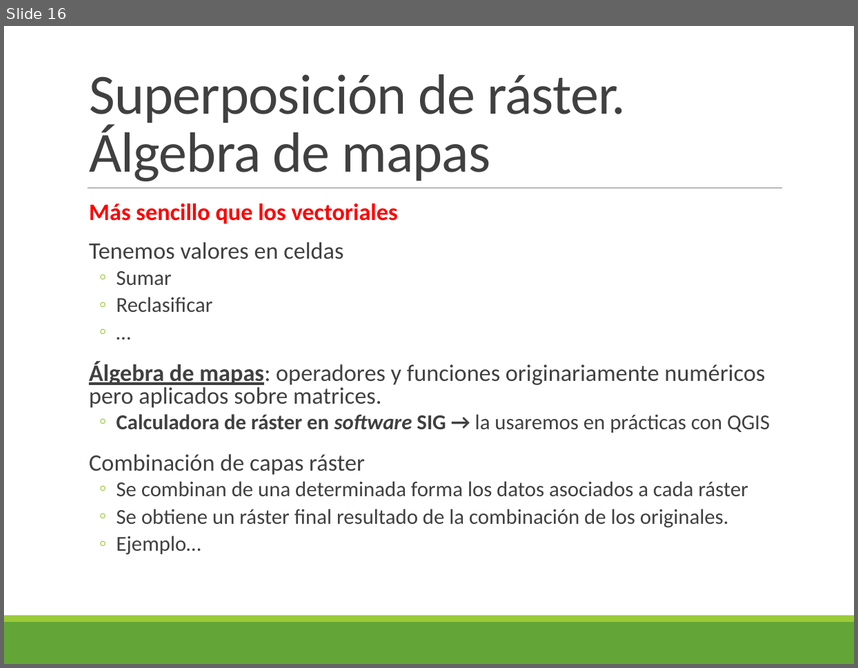
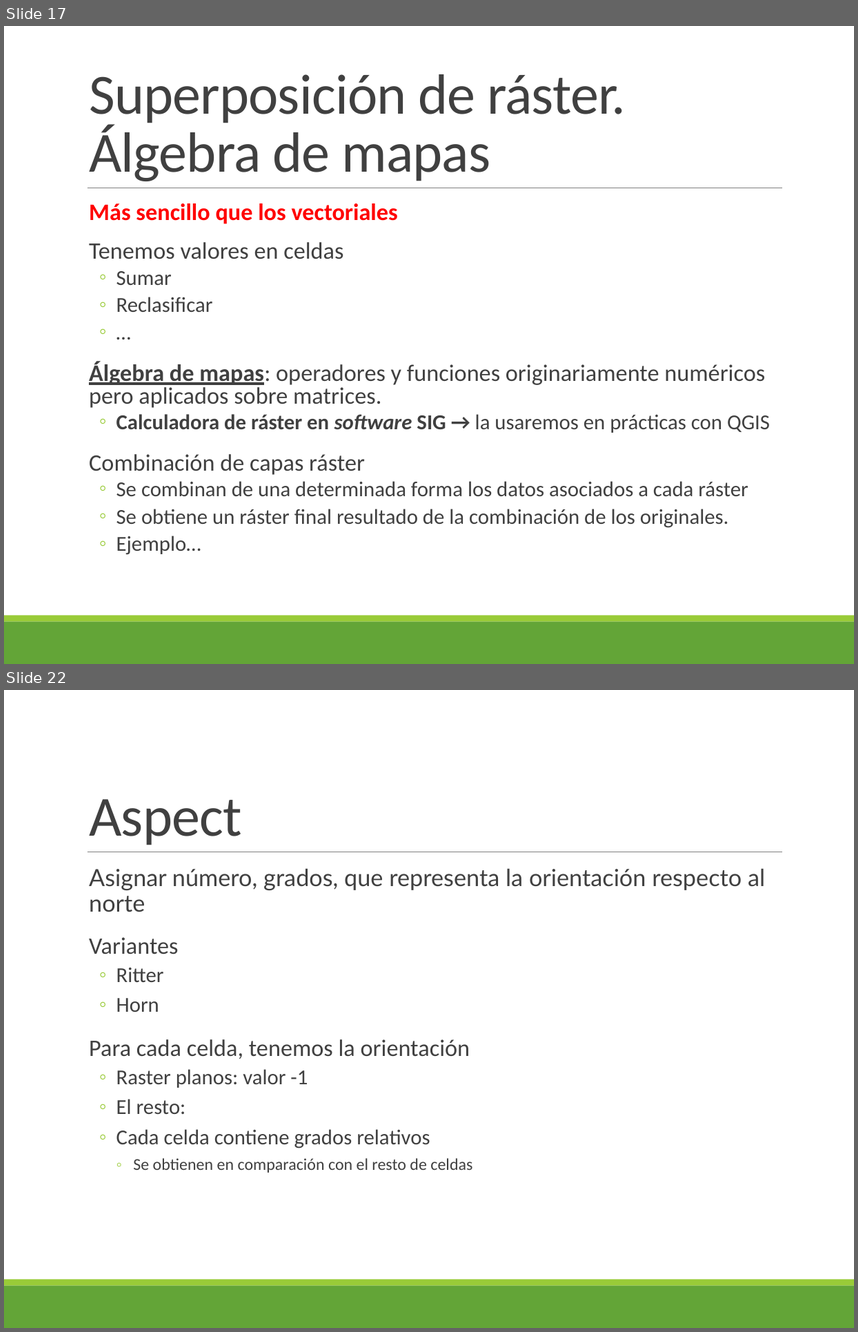
Before and after one commit to alonso-bh/SIG, a slide deck: T5/Tema 5.pptx. Shown one above the other, each under a label of ours: slide 16 before the commit, slides 17 and 22 after it; the slides between them are not shown. The pictures are 858x668 and 858x1332 pixels, drawn with LibreOffice and Linux fonts; fonts in the diff are those of the drawing. Boxes give left, top, right and bottom in pixels: in the first picture for what was removed or moved away, otherwise in the second. Text is boxed around its words. In the diff, an @@ line names an element or a change of style, - is before the commit and + after.

```diff
--- a/T5/Tema 5.pptx
+++ b/T5/Tema 5.pptx
@@ slide 22 added at <box>4,690,854,1328</box>, background #FFFFFF; not listed: 3 template elements that a slide beside it also shows @@
@@ title added at <box>89,799,241,845</box>, 48 pt, text #404040 @@
+Aspect
@@ text added at <box>89,868,765,1172</box>, 20 pt, text #404040 @@
+  Asignar número, grados, que representa la orientación respecto al norte
+  Variantes
+  ◦ Ritter
+  ◦ Horn
+  Para cada celda, tenemos la orientación
+  ◦ Raster planos: valor -1
+  ◦ El resto:
+  ◦ Cada celda contiene grados relativos
+    ◦ Se obtienen en comparación con el resto de celdas
@@ what was slide 16 is now slide 17 @@
```
Also in this commit, not shown: 7 slides changed, 20 other slides added, 36 other files.
